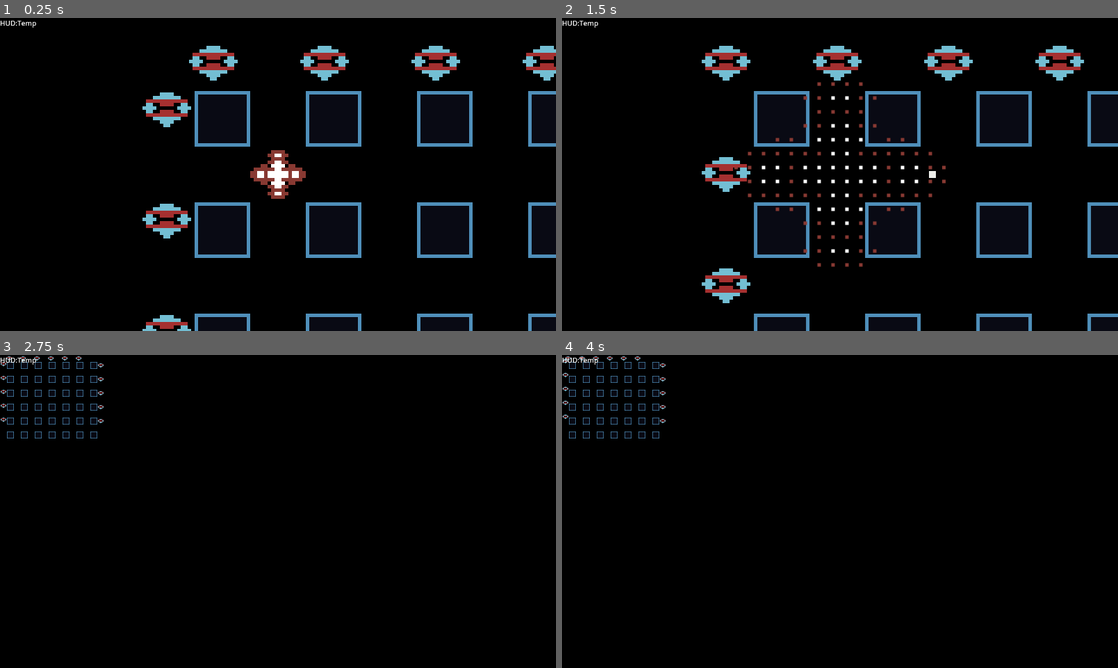
Above: before the commit, frames 1-4 (two rows, left to right).
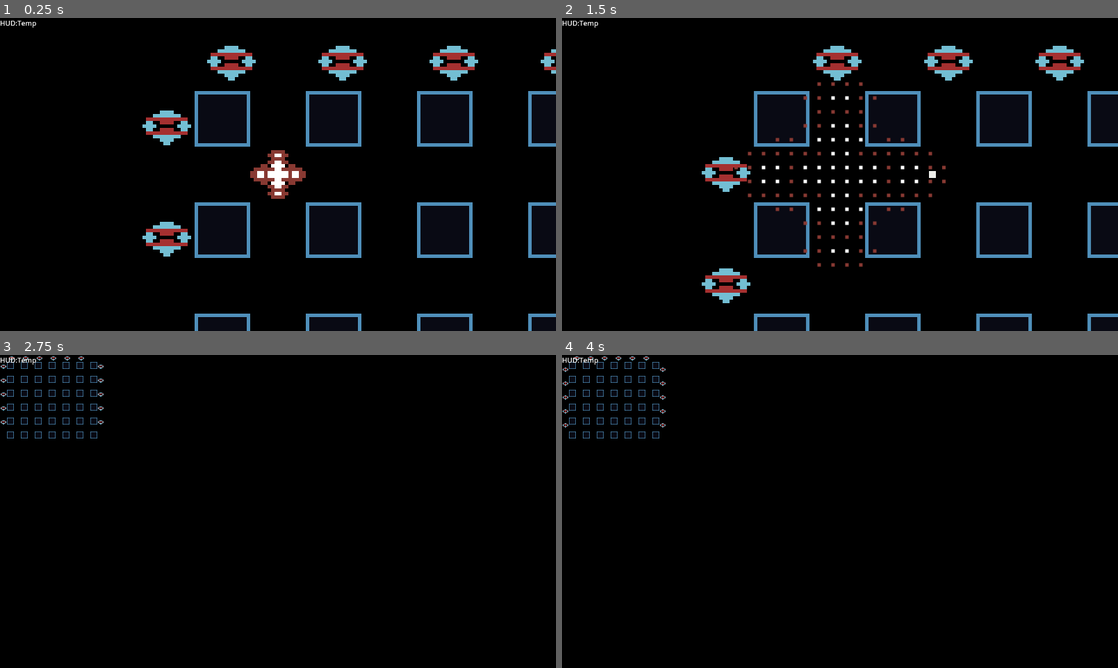
Above: after the commit, the same moments.

Repository: shoggoth/Crossfire
Game: Godot game, scene res://scene/world.tscn
The game is run twice, just before and just after one commit, with the same random seed, the same clock (stepped at 60 frames per second) and the same inputs. The project has no main scene, so this scene is started directly.
Inputs:
- Up to frame 1 (0.25 s): no input
- Up to frame 2 (1.5 s): tap Enter (fire) at 0.5, 1.35 s; hold D (right) 0.53-1.28 s; tap Shift (bomb) at 0.6 s; hold S (down) from 1.28 s (still down)
- Up to frame 3 (2.75 s): release S (down) at 2.03 s; hold D (right) from 2.03 s (still down); tap Shift (bomb) at 2.1 s
- Up to frame 4 (4 s): release D (right) at 2.78 s; hold W (up) 2.78-3.53 s; tap Enter (fire) at 2.85 s; hold A (left) from 3.53 s (still down); tap Shift (bomb) at 3.6 s

The runs differ from the first frame. In frame 1, 4.4% of the frame differs, in the area x 25-100%, y 8-100%; in frame 2, 0.5%; in frame 3, 0.3%; in frame 4, 0.3%.

Commit message:
Fix Hide positions

Diff:
--- a/scene/enemy.gd
+++ b/scene/enemy.gd
@@ -11,8 +11,8 @@
 	$Sprite2D.frame = type
 	$StateMachine.set_meta("move_component", $MoveComponent)
 	var hp = 0.5 * (Vector2.RIGHT if spawn_pos.y == 0 else Vector2.DOWN)
-	$StateMachine/Lurk.home_pos = hp
-	$StateMachine/Hide.home_pos = -hp
+	$StateMachine/Lurk.home_pos = -hp
+	$StateMachine/Hide.home_pos = hp
 
 
 func _on_health_component_health_changed(health):
--- a/scene/enemy.tscn
+++ b/scene/enemy.tscn
@@ -248,6 +248,7 @@
 script = ExtResource("6_cugao")
 speed = 1.5
 quantise_direction = true
+maximum = Vector2(8, 6)
 
 [node name="WeaponComponent" type="Node" parent="."]
 script = ExtResource("7_ldo4r")
